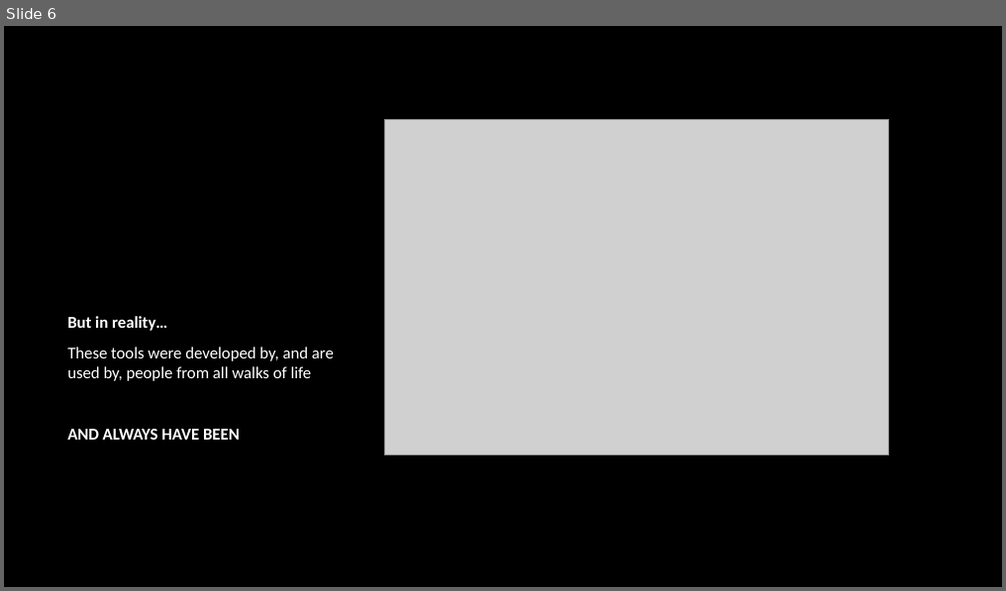
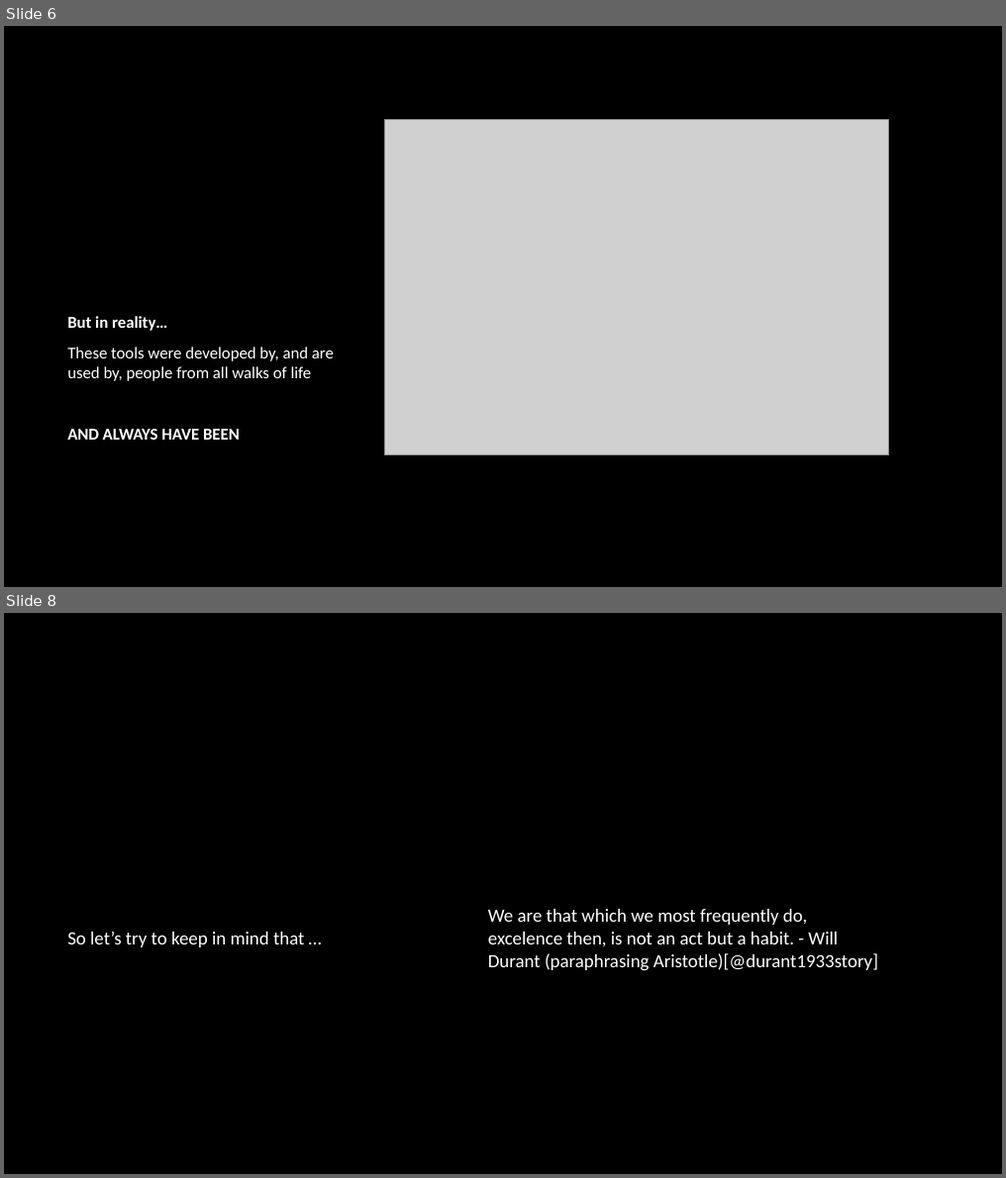
Before and after one commit to spider-z3r0/ULpsych_programing_club, a slide deck: presentations/Day 0/Day0Slides.pptx. Shown one above the other, each under a label of ours: slide 6 before the commit, slides 6 and 8 after it; the slides between them are not shown. The pictures are 1006x591 and 1006x1178 pixels, drawn with LibreOffice and Linux fonts; fonts in the diff are those of the drawing; grey boxes stand for pictures; background and template pictures are left out. Boxes give left, top, right and bottom in pixels: in the first picture for what was removed or moved away, otherwise in the second. Text is boxed around its words. In the diff, an @@ line names an element or a change of style, - is before the commit and + after.

```diff
--- a/presentations/Day 0/Day0Slides.pptx
+++ b/presentations/Day 0/Day0Slides.pptx
@@ slide 8 added at <box>4,613,1002,1174</box>, background picture (left out) @@
@@ text added at <box>488,909,878,971</box>, 18 pt, text #FFFFFF @@
+We are that which we most frequently do, excelence then, is not an act but a habit. - Will Durant (paraphrasing Aristotle)[@durant1933story]
@@ text added at <box>67,932,304,948</box>, 18 pt, text #FFFFFF @@
+So let’s try to keep in mind that …
```
Also in this commit, not shown: 1 other slide added, 2 other files.
